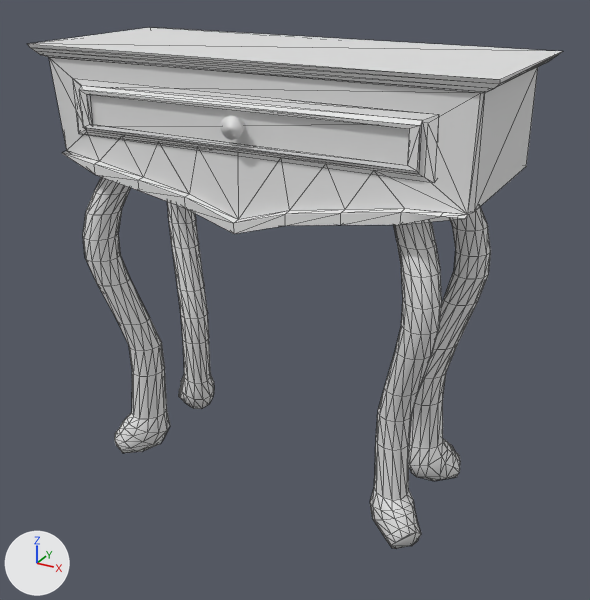
The FBX model Assets/Models/Decoration/Tables/TAB_Table_S_Bed.fbx as it was, and as the next commit left it.
Rendered twice from a 50 mm lens placed at (0.774, -1.371, 1.138), pointed at (0.024, -0.007, 0.456). Arrows for +X, +Y and +Z are at lower left; the lights stay in place. Mesh edges are drawn as thin lines on the coarser meshes. Where no turn or scale is listed for an object, it has been applied to the vertices.

In view in the first picture: 'Mesita', 'Pata_002', 'Pata_003', 'Pata_004', 'Pata_1', 'cajon pequeño001'.
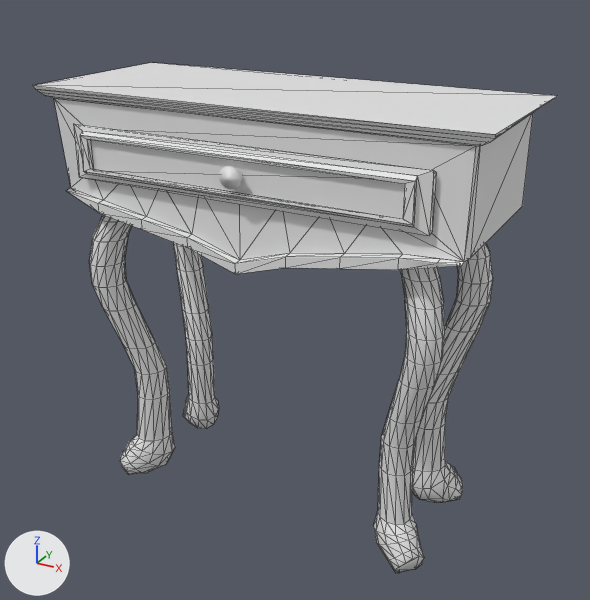
Where the newer file only moved an object's origin or applied its transform, the numbers keep the older frame.

Changed parts and their boxes [x1, y1, x2, y2] in the pictures (590 x 600 px):
'Mesita', rescaled: before [27, 27, 563, 234]; after [33, 63, 557, 274]
'cajon pequeño001', reshaped, rescaled, moved, turned: before [73, 79, 439, 183]; after [74, 124, 437, 236]
'Pata_003', mesh turned: before [409, 207, 491, 481]; after [89, 215, 175, 475]
'Pata_1', mesh turned: before [83, 177, 170, 453]; after [412, 243, 493, 503]
'Pata_002', rescaled, moved, turned: before [370, 222, 442, 549]; after [174, 243, 219, 429]
'Pata_004', rescaled, moved, turned: before [167, 201, 214, 409]; after [373, 267, 445, 572]

The edits, one by one:
me_mesh_006 has 168 vertices, 332 faces and spans x -2.5..2.5, y -2.5..2.5, z -13.7..13.7.
me_mesh_006 is used by ob_pata_004; parent ob_mesita; location (-15.54, 5.204, 2.513); rotation (0.0, -3.142, 0.0), in degrees (0, -180, 0); scale (-1.18, -1.16, -0.166).
me_mesh_006 part 4: the whole mesh is scaled about its middle by (-0.0254, 0.0254, 0.0254), then moved by (0.3, -0.1, 0.3).
me_mesh has 75 vertices, 146 faces and spans x -21.4..21.4, y -8.7..8.6, z 4.3..6.3.
me_mesh is used by ob_mesita; location (0.0, 0.0, 0.0); scale (0.0216, 0.022, 0.153).
me_mesh part 2: the whole mesh is scaled about the mesh origin by (0.0216, 0.022, 0.153).
me_mesh_003 has 168 vertices, 332 faces and spans x -0.065..0.065, y -0.063..0.063, z -0.348..0.348.
me_mesh_003 is used by ob_pata_1; location (-0.335, -0.116, 0.384).
me_mesh_003 part 1: the whole mesh is turned 180 degrees about the z axis through its middle, then moved by (0.66, 0.231, -0.057).
me_mesh_001 has 40 vertices, 76 faces and spans x -7.0..7.6, y -2.3..2.3, z -7.6..8.4.
me_mesh_001 is used by ob_cajon_pequeño001; parent ob_mesita; location (-0.797, -0.687, 5.527); rotation (1.571, 0.0, 0.0), in degrees (90, 0, 0); scale (2.33, 0.151, 0.92).
me_mesh_001 part 3: the whole mesh is multiplied about its middle by the matrix ((0.05, 0.0, 0.0), (0.0, 0.0, -0.02), (0.0, 0.023, 0.0)), then moved by (-0.3, 0.0, 0.4).
me_mesh_004 has 168 vertices, 332 faces and spans x -2.5..2.5, y -2.5..2.5, z -13.7..13.7.
me_mesh_004 is used by ob_pata_002; parent ob_mesita; location (14.63, -5.287, 2.513); rotation (3.142, 0.0, 0.0), in degrees (180, 0, 0); scale (-1.18, -1.16, -0.166).
me_mesh_004 part 6: the whole mesh is scaled about its middle by (0.0254, -0.0254, 0.0254), then moved by (-0.3, 0.1, 0.3).
me_mesh_005 has 168 vertices, 332 faces and spans x -0.065..0.065, y -0.063..0.063, z -0.348..0.348.
me_mesh_005 is used by ob_pata_003; location (0.315, 0.114, 0.384).
me_mesh_005 part 5: the whole mesh is turned 180 degrees about the z axis through its middle, then moved by (-0.641, -0.229, -0.057).
Object 'Pata_004' (ob_pata_004) turns from (0, -180, 0) to (0, 0, 0) degrees about x, y and z.
Object 'Pata_004' (ob_pata_004) is rescaled from (-1.18, -1.16, -0.166) to (1.0, 1.0, 1.0).
Object 'Pata_004' (ob_pata_004) moves from (-15.54, 5.204, 2.513) to (0.0, 0.0, 0.0).
Object 'Mesita' (ob_mesita) is rescaled from (0.0216, 0.022, 0.153) to (1.0, 1.0, 1.0).
Object 'cajon pequeño001' (ob_cajon_pequeño001) turns from (90, 0, 0) to (0, 0, 0) degrees about x, y and z.
Object 'cajon pequeño001' (ob_cajon_pequeño001) is rescaled from (2.33, 0.151, 0.92) to (1.0, 1.0, 1.0).
Object 'cajon pequeño001' (ob_cajon_pequeño001) moves from (-0.797, -0.687, 5.527) to (0.0, 0.0, 0.0).
Object 'Pata_002' (ob_pata_002) turns from (180, 0, 0) to (0, 0, 0) degrees about x, y and z.
Object 'Pata_002' (ob_pata_002) is rescaled from (-1.18, -1.16, -0.166) to (1.0, 1.0, 1.0).
Object 'Pata_002' (ob_pata_002) moves from (14.63, -5.287, 2.513) to (0.0, 0.0, 0.0).
